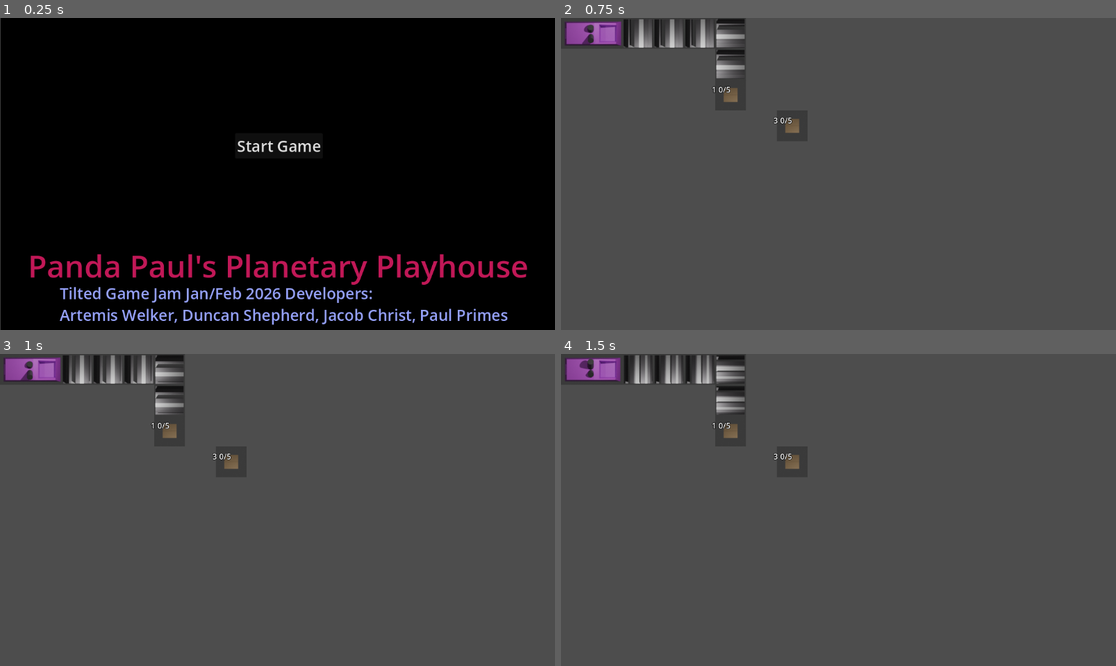
Above: before the commit, frames 1-4 (two rows, left to right).
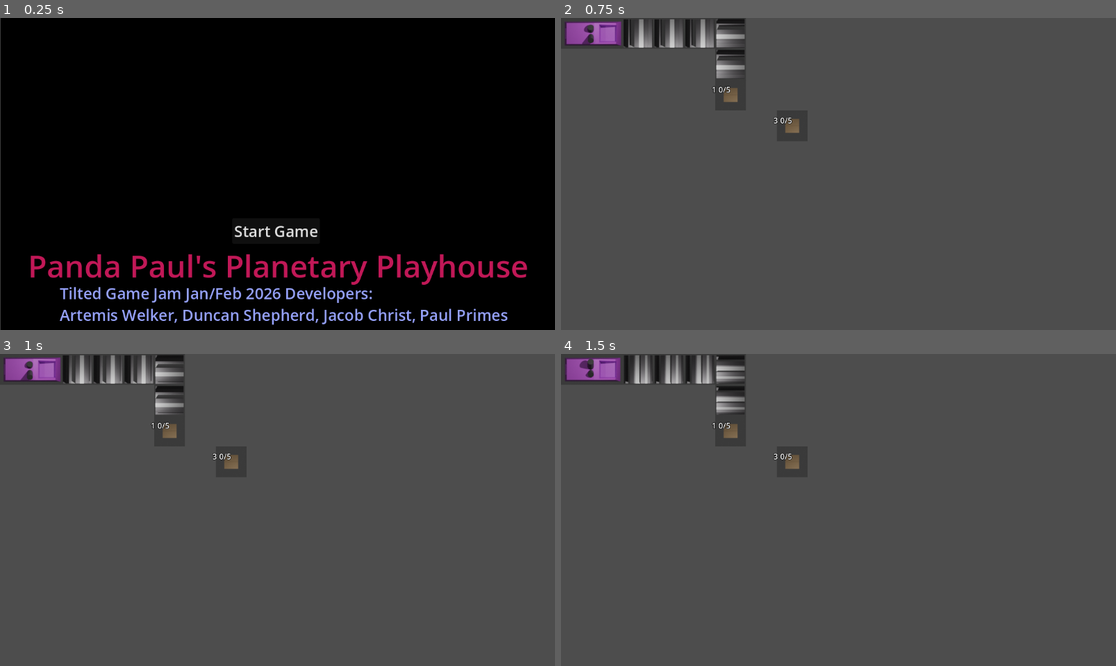
Above: after the commit, the same moments.

Repository: makreth/tiltedgjfeb
Game: Godot game, scene res://title_screen.tscn
The game is run twice, just before and just after one commit, with the same random seed, the same clock (stepped at 60 frames per second) and the same inputs. This scene is started directly instead of the project's main scene. Video files are missing from this copy of the repository; at most half a second of black plays in their place.
Inputs (mouse positions are in pixels of both pictures, inside the frame that each line leads up to):
- Up to frame 1 (0.25 s): no input
- Up to frame 2 (0.75 s): click "Start Game" at 0.5 s
- Up to frame 3 (1 s): no input
- Up to frame 4 (1.5 s): move the mouse to (960, 494) at 1.27 s; click (960, 494) at 1.42 s

The runs differ from the first frame. In frame 1, 0.6% of the frame differs, in the area x 42-58%, y 39-71%; in frame 2, nothing differs; in frame 3, nothing differs; in frame 4, nothing differs.

Commit message:
Updated title screen with improved animation loop.

Diff:
--- a/title_screen.tscn
+++ b/title_screen.tscn
@@ -31,10 +31,10 @@
 loop = true
 
 [node name="Start Game" type="Button" parent="."]
-offset_left = -88.0
-offset_top = -85.0
-offset_right = 94.0
-offset_bottom = -32.0
+offset_left = -94.0
+offset_top = 92.0
+offset_right = 88.0
+offset_bottom = 145.0
 theme_override_font_sizes/font_size = 32
 text = "Start Game"
 
Not shown, changed: Assets/blender/attic.blend
Not shown, changed: Assets/blender/title-screen.blend
Not shown, changed: Assets/title-screen/0001-0207.mp4
Not shown, changed: Assets/title-screen/0001-0207.ogv
